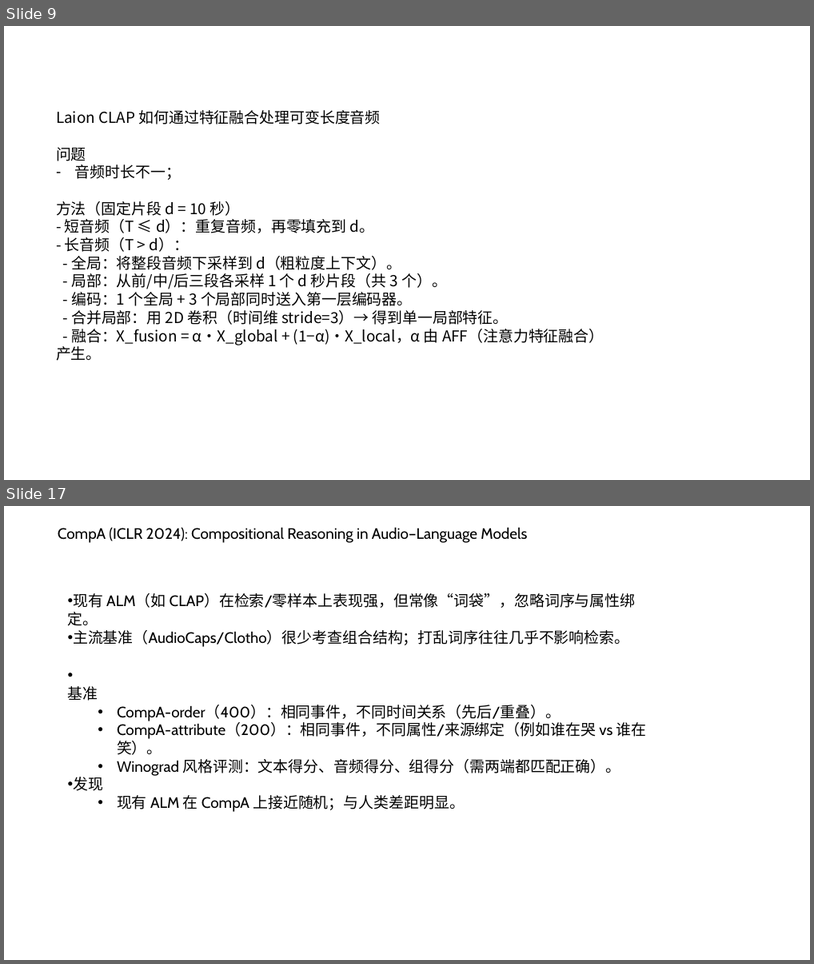
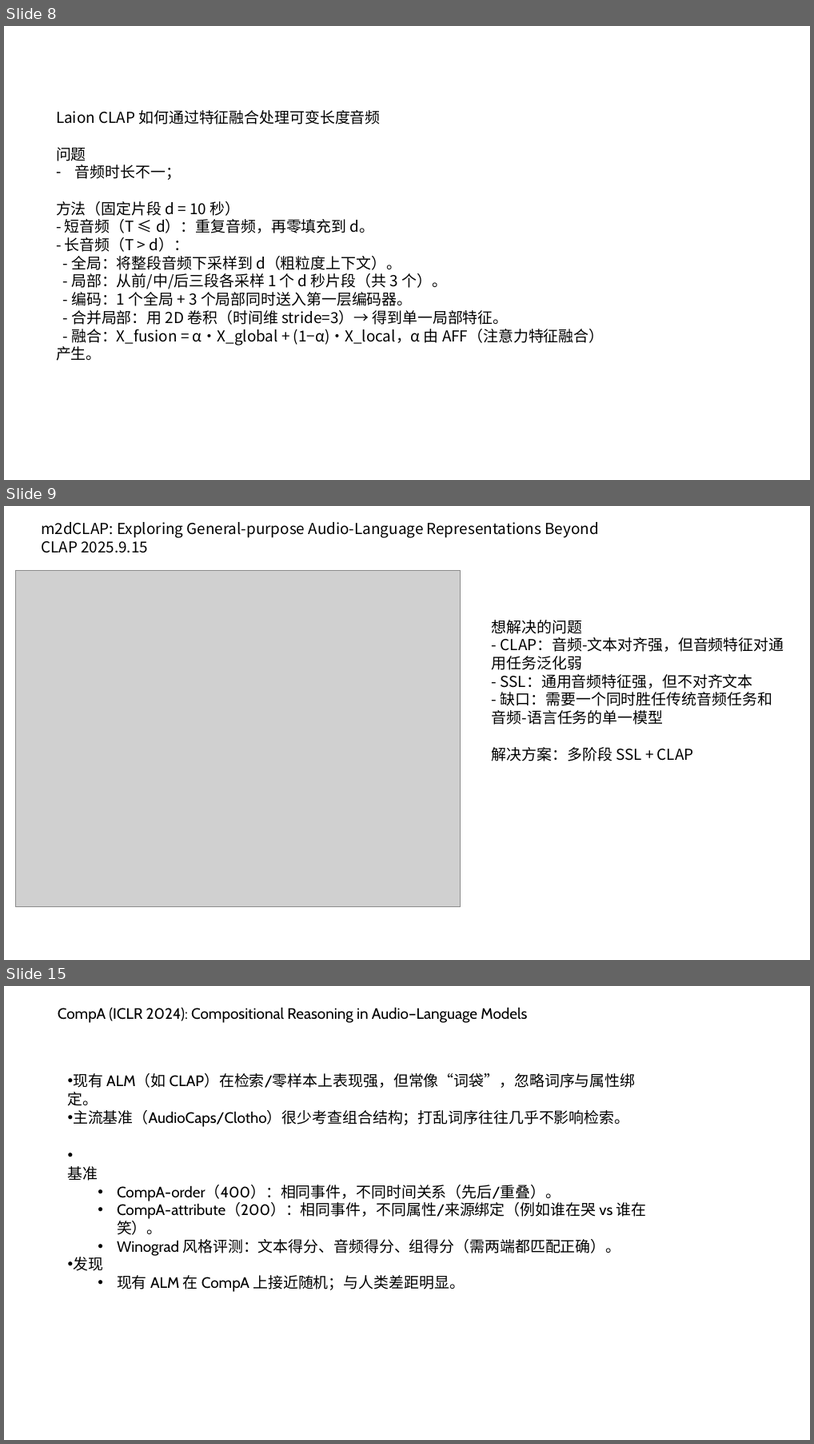
Before and after one commit to dongwhfdyer/utils_come, a slide deck: 论文调研.pptx. Shown one above the other, each under a label of ours: slides 9 and 17 before the commit, slides 8, 9 and 15 after it; the slides between them are not shown. The pictures are 814x964 and 814x1444 pixels, drawn with LibreOffice and Linux fonts; fonts in the diff are those of the drawing; grey boxes stand for pictures. Boxes give left, top, right and bottom in pixels: in the first picture for what was removed or moved away, otherwise in the second. Text is boxed around its words. In the diff, an @@ line names an element or a change of style, - is before the commit and + after.

```diff
--- a/论文调研.pptx
+++ b/论文调研.pptx
@@ slide 9 added at <box>4,506,810,960</box>, background #FFFFFF @@
@@ text added at <box>41,522,598,553</box>, 18 pt, text #000000 @@
+m2dCLAP: Exploring General-purpose Audio-Language Representations Beyond CLAP 2025.9.15
@@ picture added at <box>15,570,461,907</box> @@
@@ text added at <box>492,620,785,761</box>, 18 pt, text #000000 @@
+想解决的问题
+- CLAP：音频-文本对齐强，但音频特征对通用任务泛化弱
+- SSL：通用音频特征强，但不对齐文本
+- 缺口：需要一个同时胜任传统音频任务和音频-语言任务的单一模型
+解决方案：多阶段 SSL + CLAP
@@ what was slide 9 is now slide 8 @@
@@ what was slide 17 is now slide 15 @@
```
Also in this commit, not shown: 7 slides changed, 4 other slides added, 2 slides removed, 2 other files.
